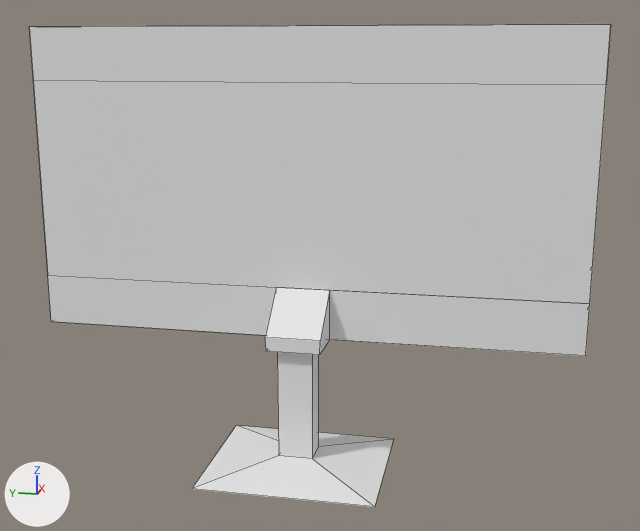
Two versions of the FBX model Assets/Raw/labmonitor.fbx, one commit apart.
Before and after are seen from a 50 mm lens placed at (-5.42, -1.21, 1.5), pointed at (-0.08, -0.14, 0.17). Arrows for +X, +Y and +Z are at lower left; the lights stay in place. Mesh edges are drawn as thin lines.
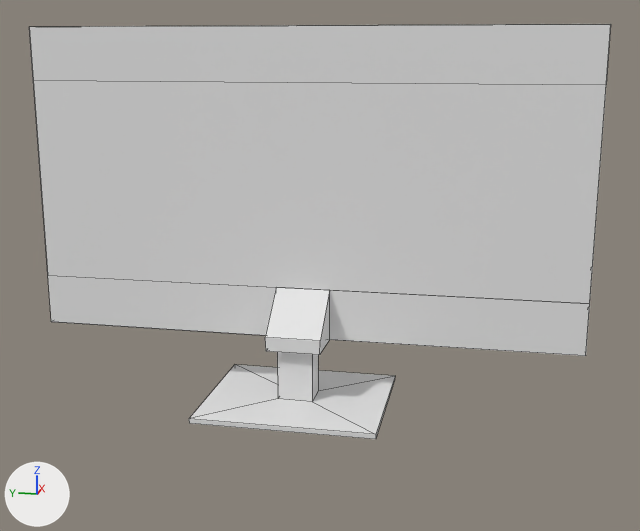
Location of each change, (x1, y1, x2, y2) in pixels of the pictures (640 x 531 px):
'Cube.001', reshaped (14% shorter): before (29, 24, 611, 507); after (29, 24, 611, 439)
part 1 of me_cube_001, built on: before (192, 352, 393, 507); after (189, 352, 395, 439)

The edits, one by one:
me_cube_001 has 40 vertices, 38 faces and spans x -0.59..0.4, y -1.81..1.81, z -1.19..1.63.
me_cube_001 is used by ob_cube_001; location (0.0, 0.0, 0.0).
Verts and faces of me_cube_001; kept vertices keep their numbers, new ones are numbered from 40.
Before the commit, vertices of me_cube_001: 32 (0.0, -0.11, -1.11) at pixel (318, 446), 33 (0.0, 0.11, -1.11), 34 (-0.19, -0.11, -1.11) at pixel (312, 458), 35 (-0.19, 0.11, -1.11) at pixel (278, 455), 36 (0.4, -0.58, -1.19) at pixel (393, 438).
Before the commit, vertices of me_cube_001: 37 (0.4, 0.58, -1.19) at pixel (236, 425), 38 (-0.59, -0.58, -1.19) at pixel (374, 506), 39 (-0.59, 0.58, -1.19) at pixel (191, 488).
Part 1, on me_cube_001:
Faces deleted: (36, 38, 39, 37).
Vertices 32 to 35 move by (0.0, 0.0, 0.4).
Vertices 36 to 39 move by (0.0, 0.0, 0.48).
New vertices 40 to 43 stand at vertices 36 to 39, in that order, plus (0.0, 0.0, -0.03).
New faces: (38, 39, 43, 42), (40, 42, 43, 41), (36, 38, 42, 40), (36, 40, 41, 37), (37, 41, 43, 39).
